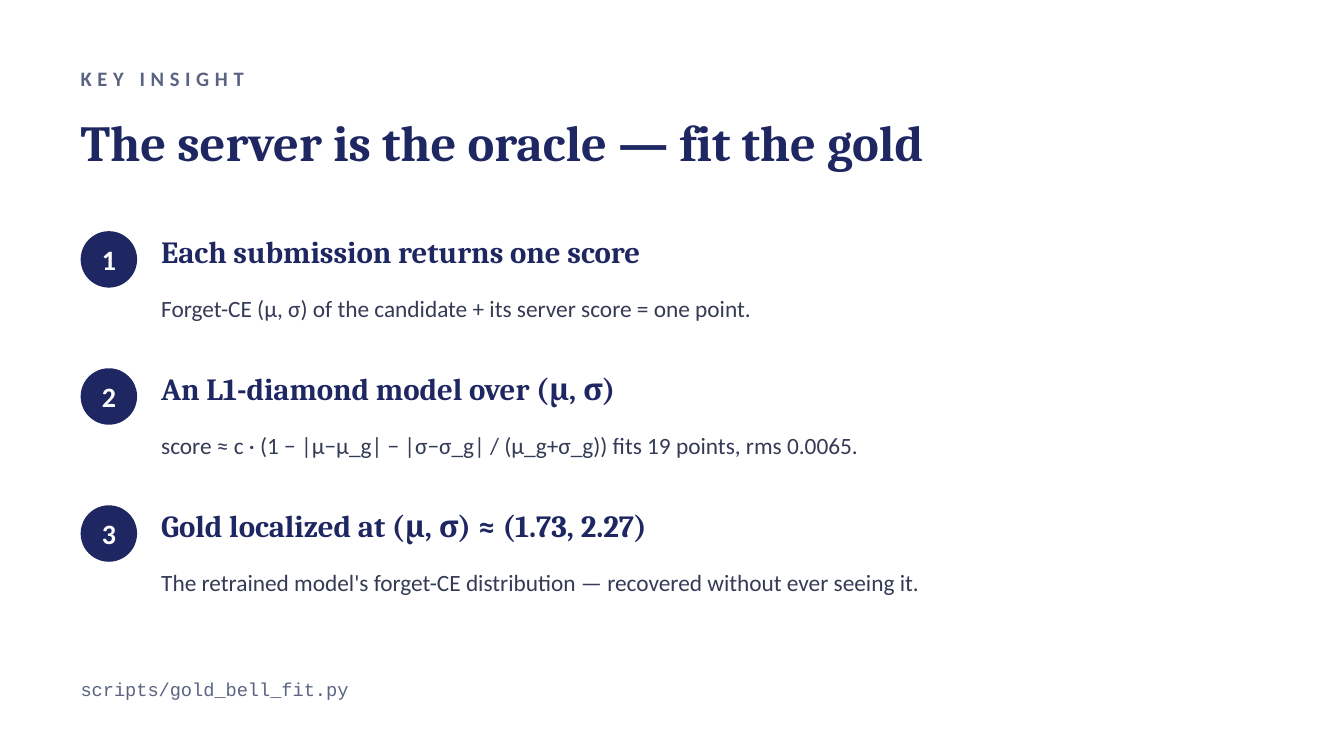
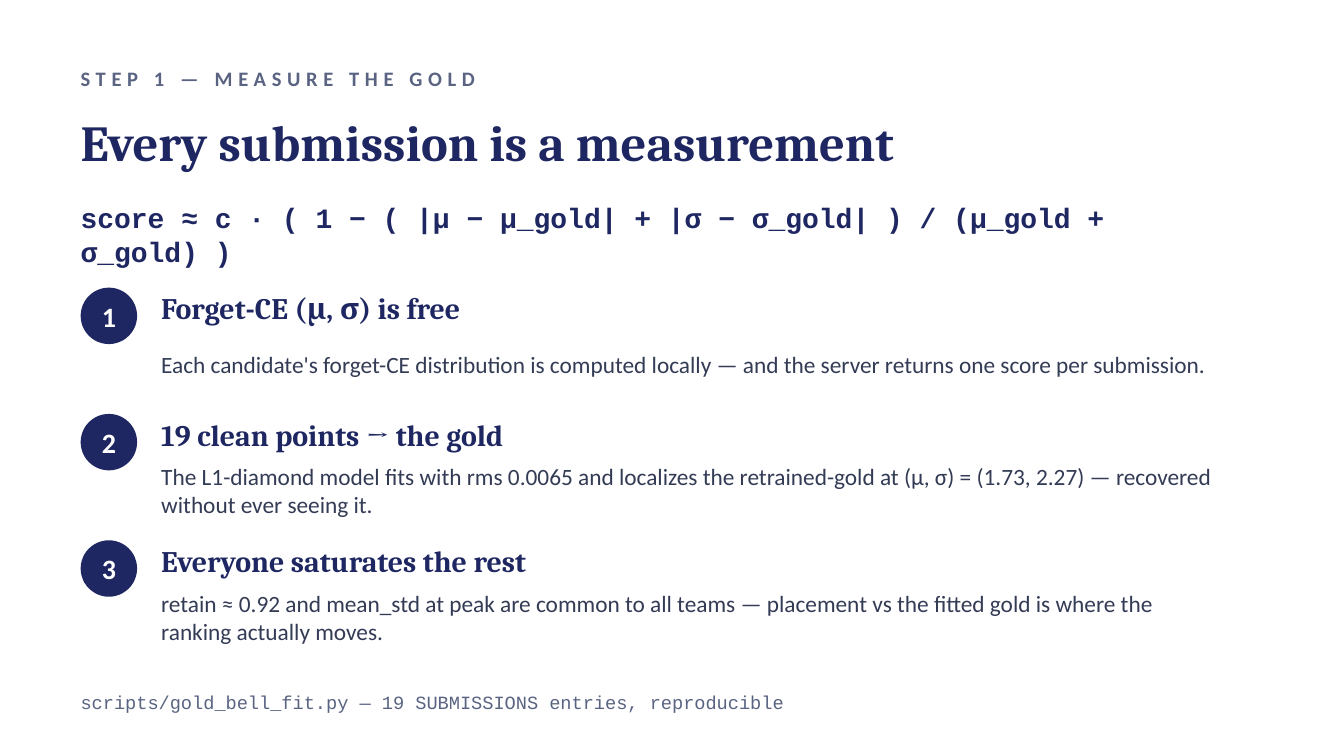
Before and after one commit to Ouaziz-chedli/Tryon, a slide deck: slide 3 of slides/TRYON-presentation.pptx (slide 4 before the commit). Drawn at 1344x756 pixels with LibreOffice and Linux fonts; fonts in the diff are those of the drawing. Boxes give left, top, right and bottom in pixels: in the first picture for what was removed or moved away, otherwise in the second. Text is boxed around its words. In the diff, an @@ line names an element or a change of style, - is before the commit and + after.

```diff
--- a/slides/TRYON-presentation.pptx
+++ b/slides/TRYON-presentation.pptx
@@ text at <box>81,72,474,86</box>: text changed @@
-KEY INSIGHT
+STEP 1 — MEASURE THE GOLD
@@ text at <box>81,126,894,172</box>: text changed @@
-The server is the oracle — fit the gold
+Every submission is a measurement
@@ text added at <box>81,209,1070,268</box>, 15 pt, text #1E2761, bold @@
+score ≈ c · ( 1 − ( |μ − μ_gold| + |σ − σ_gold| ) / (μ_gold + σ_gold) )
@@ text removed at <box>161,241,640,264</box> @@
-Each submission returns one score
@@ text "1": place and size @@
-text "1" at <box>102,251,116,270</box>
+text "1" at <box>102,308,116,327</box>
@@ ellipse: place and size @@
-ellipse at <box>81,231,137,288</box>
+ellipse at <box>81,288,137,344</box>
@@ text at <box>161,298,461,326</box>: text changed; size 12.5 to 16 pt; font Calibri to Cambria; text colour #333B55 to #1E2761; bold on @@
-Forget-CE (μ, σ) of the candidate + its server score = one point.
+Forget-CE (μ, σ) is free
@@ text added at <box>161,356,1204,377</box>, 12.5 pt, text #333B55 @@
+Each candidate's forget-CE distribution is computed locally — and the server returns one score per submission.
@@ text removed at <box>161,378,603,408</box> @@
-An L1-diamond model over (μ, σ)
@@ text "2": place and size @@
-text "2" at <box>102,388,116,407</box>
+text "2" at <box>102,434,116,453</box>
@@ ellipse: place and size @@
-ellipse at <box>81,368,137,425</box>
+ellipse at <box>81,414,137,470</box>
@@ text removed at <box>161,437,858,458</box> @@
-score ≈ c · (1 − |μ−μ_g| − |σ−σ_g| / (μ_g+σ_g)) fits 19 points, rms 0.0065.
@@ text added at <box>161,425,503,453</box>, 16 pt, text #1E2761, bold @@
+19 clean points → the gold
@@ text at <box>161,468,1211,517</box>: text changed; size 16.5 to 12.5 pt; font Cambria to Calibri; text colour #1E2761 to #333B55; bold off @@
-Gold localized at (μ, σ) ≈ (1.73, 2.27)
+The L1-diamond model fits with rms 0.0065 and localizes the retrained-gold at (μ, σ) = (1.73, 2.27) — recovered without ever seeing it.
@@ text "3": place and size @@
-text "3" at <box>102,525,116,544</box>
+text "3" at <box>102,560,116,579</box>
@@ ellipse: place and size @@
-ellipse at <box>81,505,137,562</box>
+ellipse at <box>81,540,137,597</box>
@@ text added at <box>161,551,526,579</box>, 16 pt, text #1E2761, bold @@
+Everyone saturates the rest
@@ text removed at <box>161,574,919,595</box> @@
-The retrained model's forget-CE distribution — recovered without ever seeing it.
@@ text added at <box>161,595,1153,644</box>, 12.5 pt, text #333B55 @@
+retain ≈ 0.92 and mean_std at peak are common to all teams — placement vs the fitted gold is where the ranking actually moves.
@@ text at <box>81,696,784,713</box>: text changed @@
-scripts/gold_bell_fit.py
+scripts/gold_bell_fit.py — 19 SUBMISSIONS entries, reproducible
```
Also in this commit, not shown: 5 other slides changed, 4 slides added, 4 slides removed.
